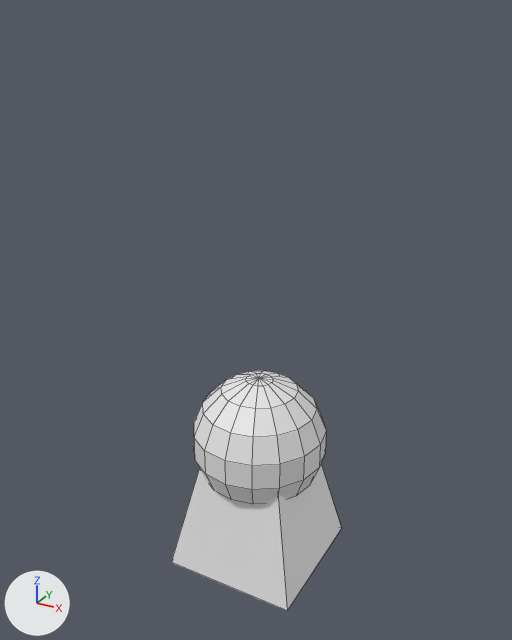
An edit to the Blender file Assets/Resources/models/BlenderFiles/piece.blend, drawn before and after from the same camera.
Rendered twice from a 50 mm lens placed at (4.27, -7.86, 6.83), pointed at (-0.06, 0.01, 2.89). Lighting does not change. The marker at lower left points along +X, +Y and +Z. Mesh edges are drawn as thin lines.

Names of what the first picture shows: 'Pawn'.
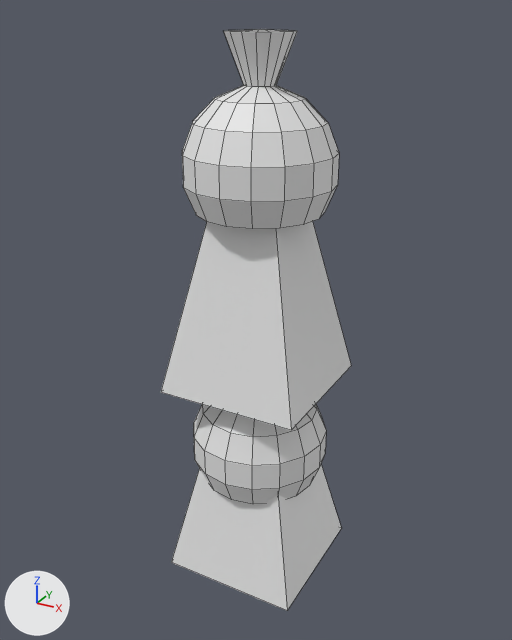
What differs and where, as boxes (x1, y1, x2, y2) in the pictures (512 x 640 px):
'Pawn.001', added: after (161, 29, 351, 430)

What the commit changed:
Mesh me_pawn_001 is new.
It has 121 vertices, 116 faces and spans x -1.0..1.0, y -1.0..1.0, z -2.0..2.6.
Object 'Pawn.001' (ob_pawn_001) is new; it shows me_pawn_001.
Its location is (0.0, 0.0, 4.0).
